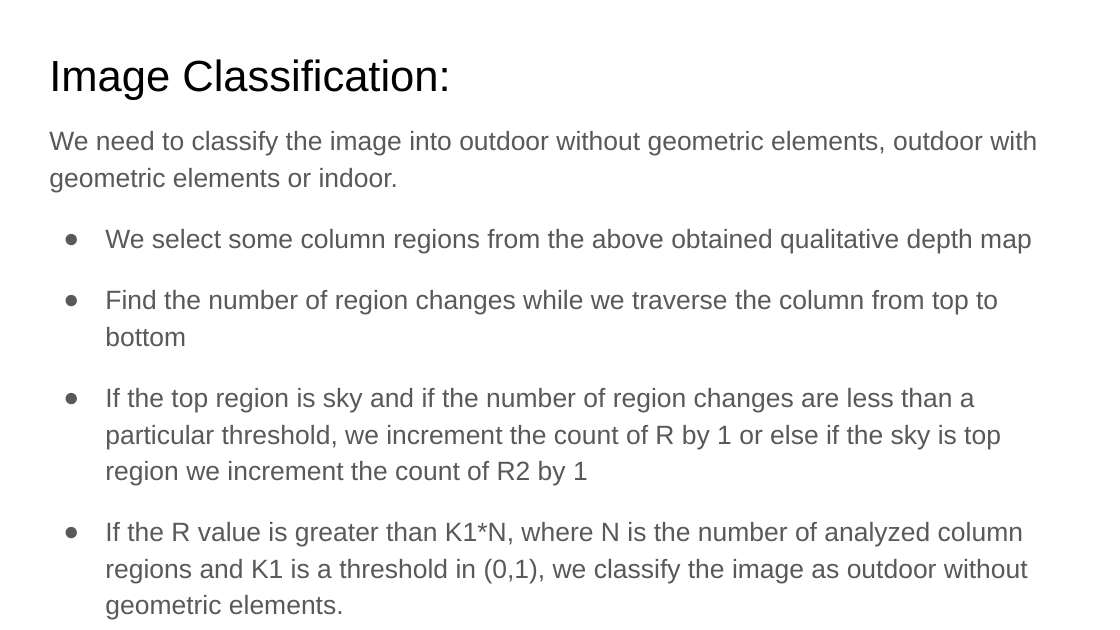
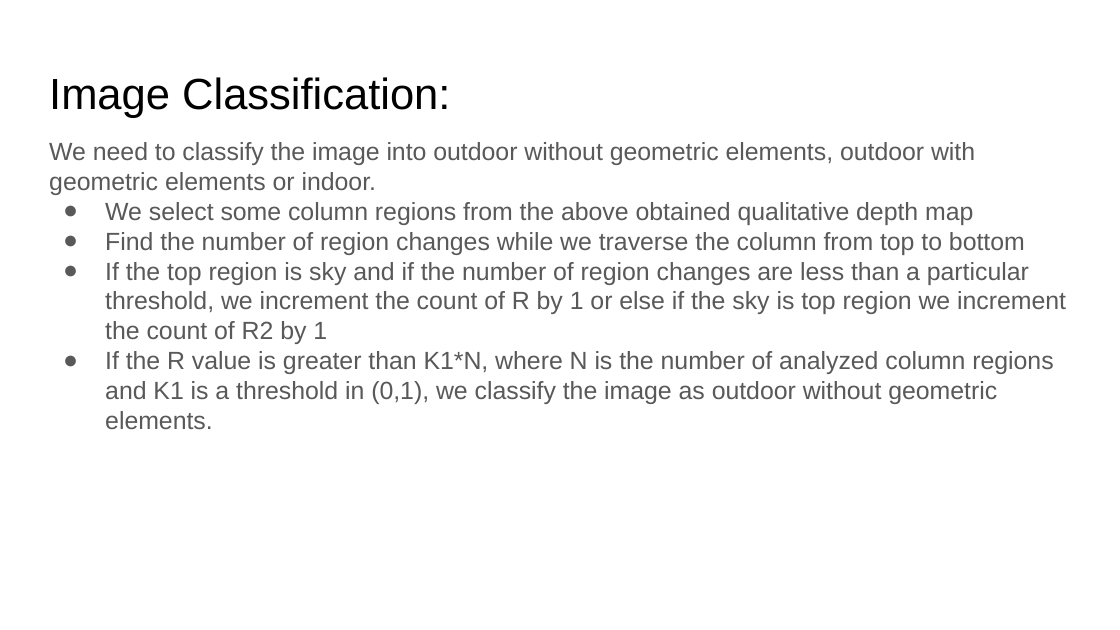
Before and after one commit to avivadla8/DIP_DepthMap, a slide deck: slide 9 of Depth Map Generation.pptx. Drawn at 1120x630 pixels with LibreOffice and Linux fonts; fonts in the diff are those of the drawing. Boxes give left, top, right and bottom in pixels: in the first picture for what was removed or moved away, otherwise in the second. Text is boxed around its words. In the diff, an @@ line names an element or a change of style, - is before the commit and + after.

Commit message:
added images in presentation

```diff
--- a/Depth Map Generation.pptx
+++ b/Depth Map Generation.pptx
@@ text "Image Classification:": place and size @@
-text "Image Classification:" at (49,59,450,100)
+text "Image Classification:" at (49,77,450,118)
@@ text "We need to classify the ...": place and size @@
-text "We need to classify the ..." at (49,131,1037,620)
+text "We need to classify the ..." at (49,142,1066,429)
@@ text "We need to classify the ..." at (49,142,1066,429): size 17 to 16 pt; line spacing 1.15 to 1; less space between paragraphs; indent changed @@
```
Also in this commit, not shown: 11 other slides changed, 2 slides added, 1 other file.
